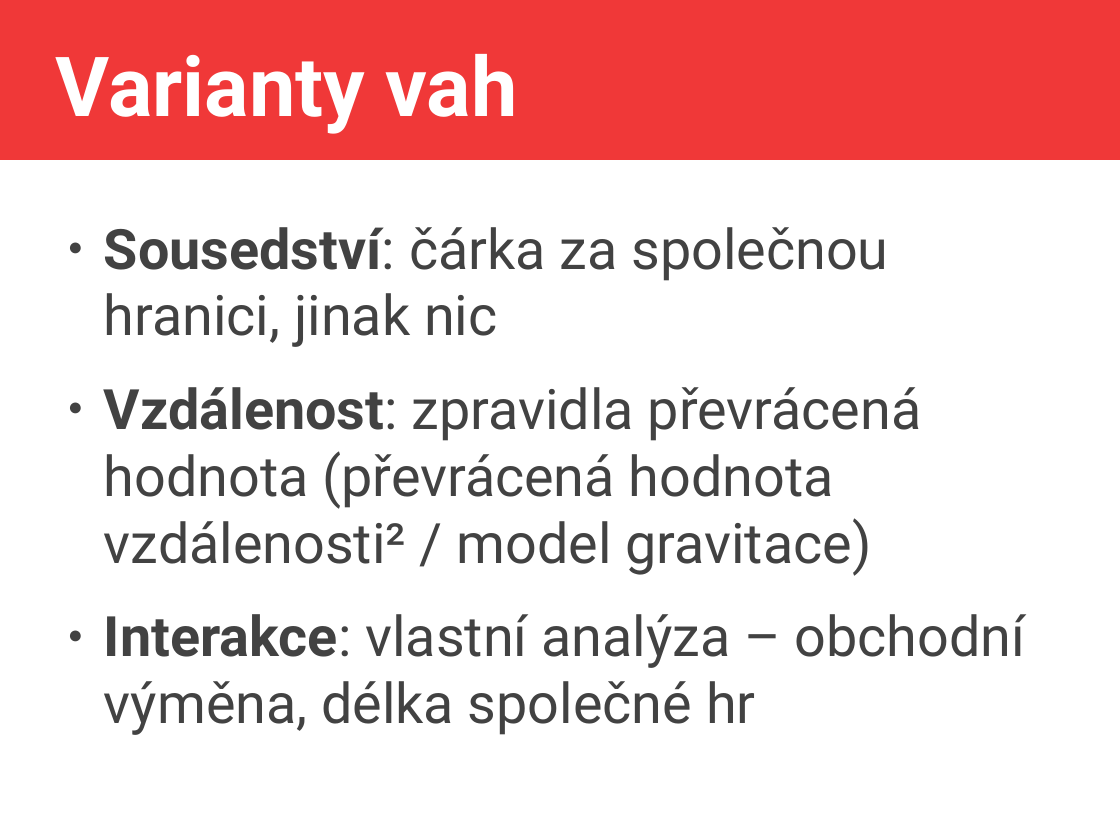
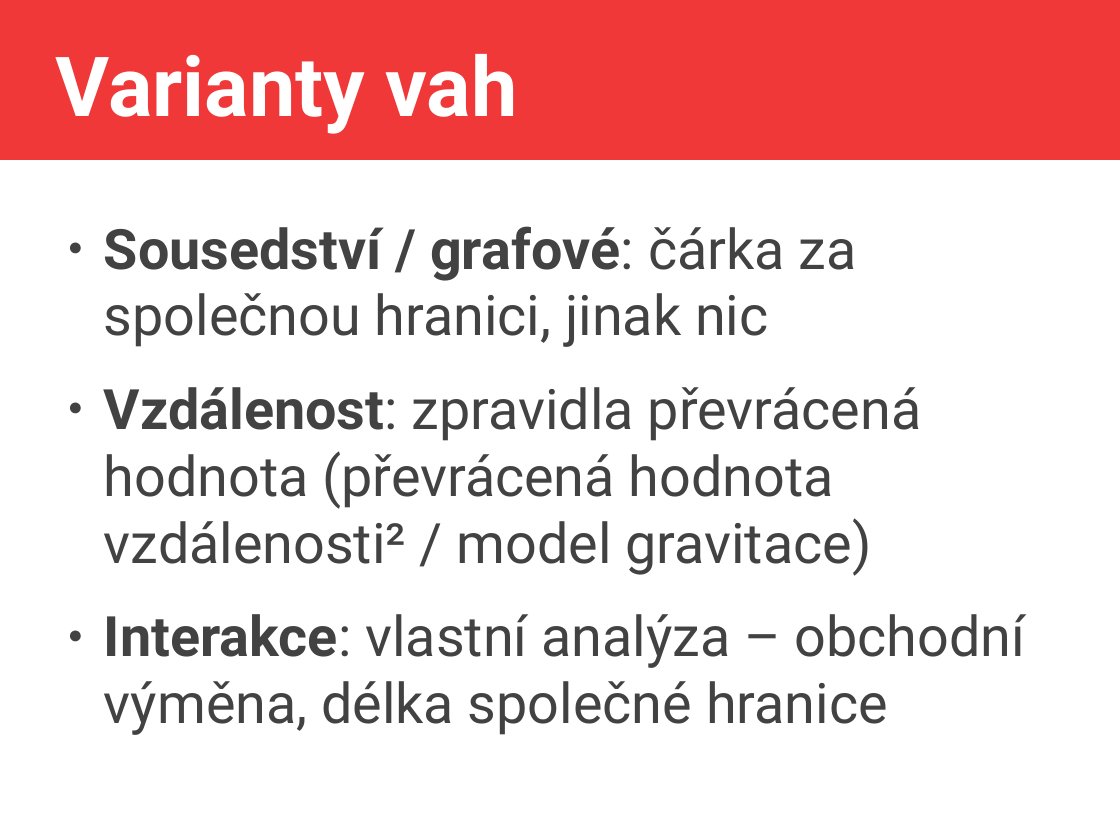
Before and after one commit to jlacko/4EK418, a slide deck: slide 6 of prez/8 - advanced calculations.odp (slide 5 before the commit). Drawn at 1120x840 pixels with LibreOffice and Linux fonts; fonts in the diff are those of the drawing. Boxes give left, top, right and bottom in pixels: in the first picture for what was removed or moved away, otherwise in the second. Text is boxed around its words. In the diff, an @@ line names an element or a change of style, - is before the commit and + after.

```diff
--- a/prez/8 - advanced calculations.odp
+++ b/prez/8 - advanced calculations.odp
@@ text at box(104, 226, 857, 347): text changed @@
-● Sousedství: čárka za společnou hranici, jinak nic
+● Sousedství / grafové: čárka za společnou hranici, jinak nic
@@ text at box(104, 614, 1025, 735): text changed @@
-● Interakce: vlastní analýza – obchodní výměna, délka společné hr
+● Interakce: vlastní analýza – obchodní výměna, délka společné hranice
```
Also in this commit, not shown: 5 other files.
